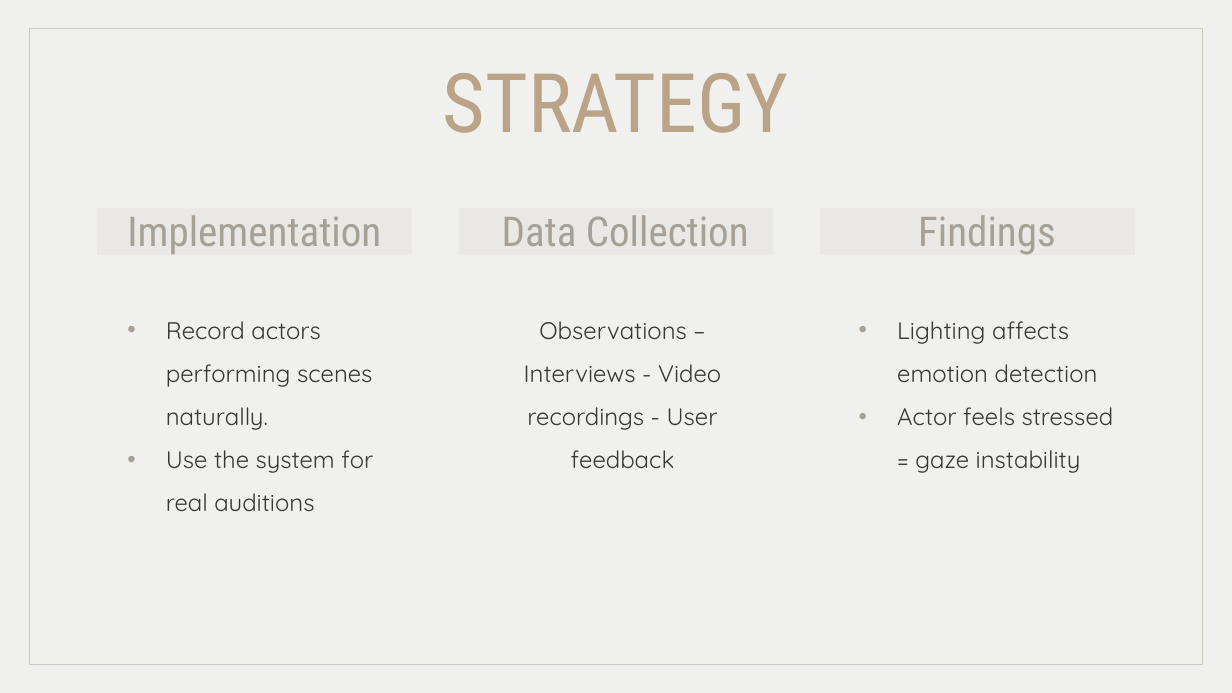
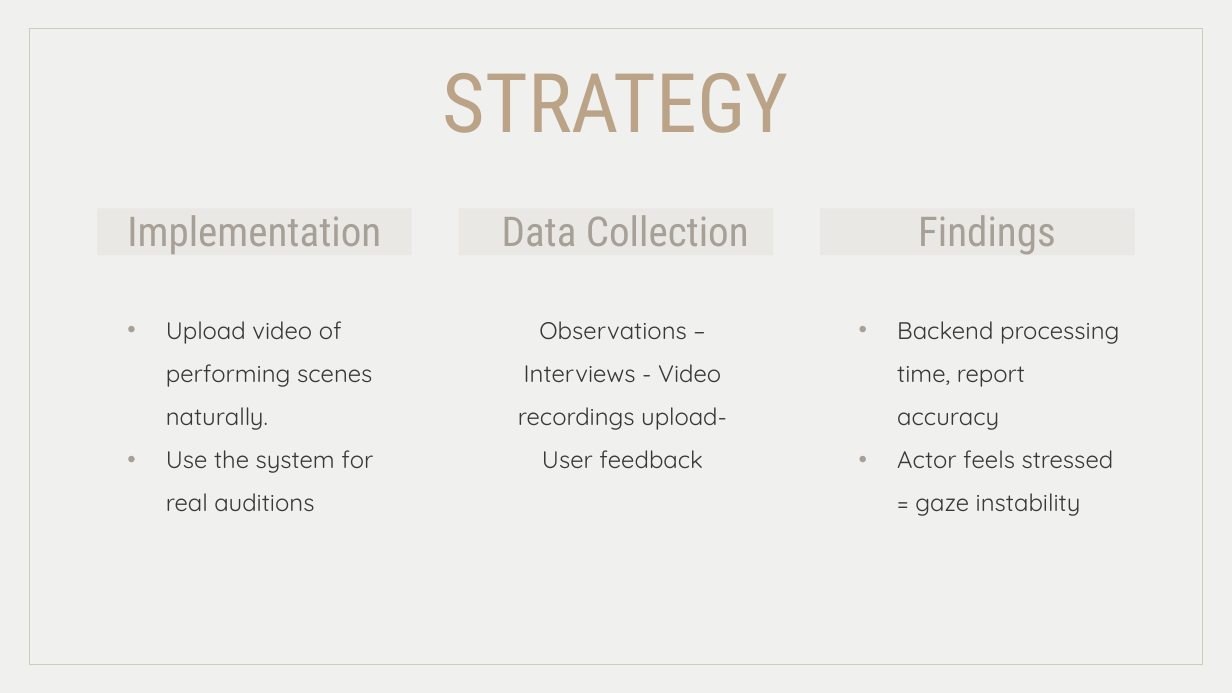
Before and after one commit to MiraPhilip12/Graduation_Project_ESLSCA, a slide deck: slide 16 of Milestone 5/Milestone5_Testing&Evaluation.pptx. Drawn at 1232x693 pixels with LibreOffice and Linux fonts; fonts in the diff are those of the drawing. Boxes give left, top, right and bottom in pixels: in the first picture for what was removed or moved away, otherwise in the second. Text is boxed around its words. In the diff, an @@ line names an element or a change of style, - is before the commit and + after.

```diff
--- a/Milestone 5/Milestone5_Testing&Evaluation.pptx
+++ b/Milestone 5/Milestone5_Testing&Evaluation.pptx
@@ subtitle at (166,321,372,430): text changed @@
-• Record actors performing scenes naturally.
+• Upload video of performing scenes naturally.
@@ subtitle at (518,321,727,468): text changed @@
-Observations – Interviews - Video recordings - User feedback
+Observations – Interviews - Video recordings upload- User feedback
@@ subtitle at (897,366,1025,430): text changed @@
-• Lighting affects emotion detection
+• Backend processing time, report accuracy
```
Also in this commit, not shown: 1 other slide changed, 6 other files.
